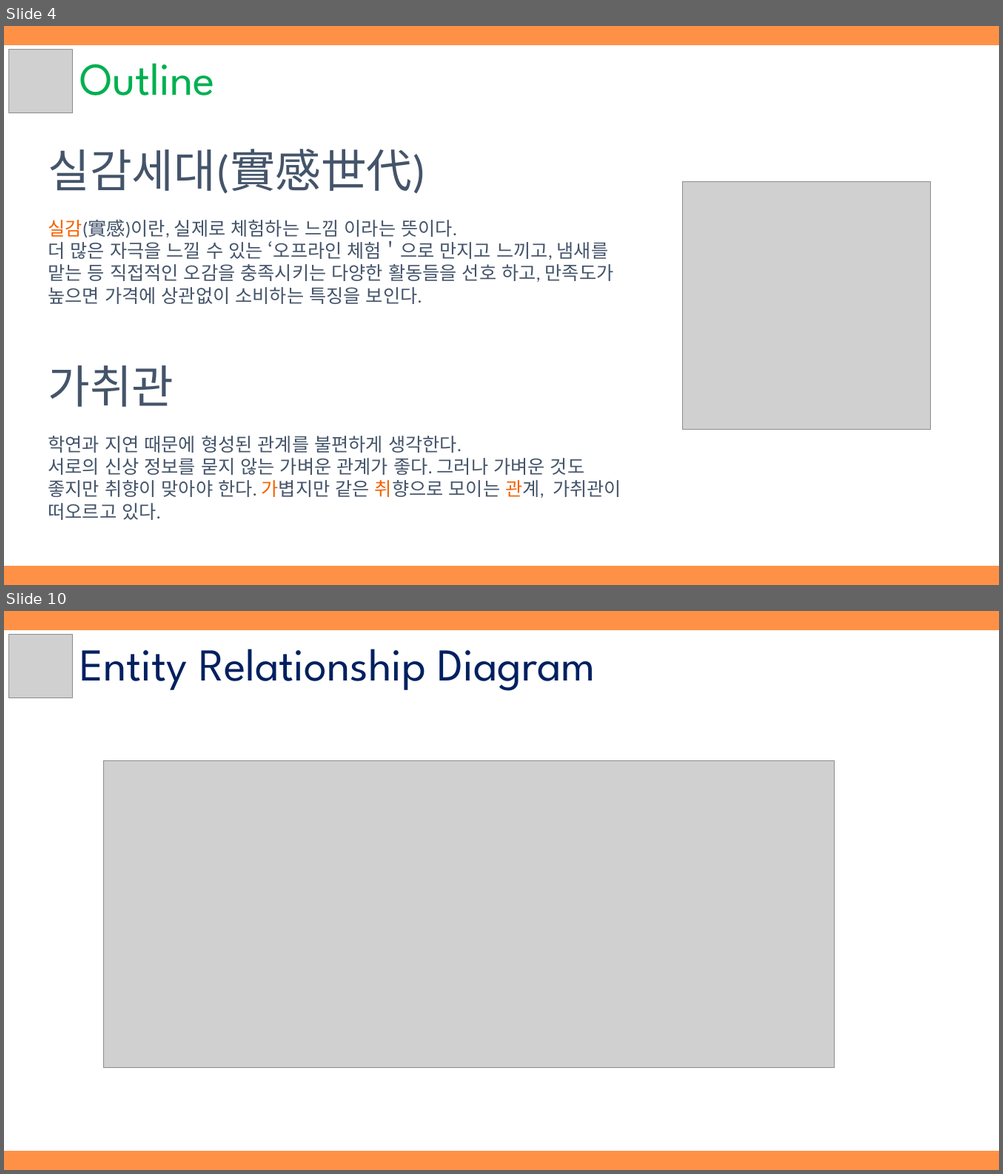
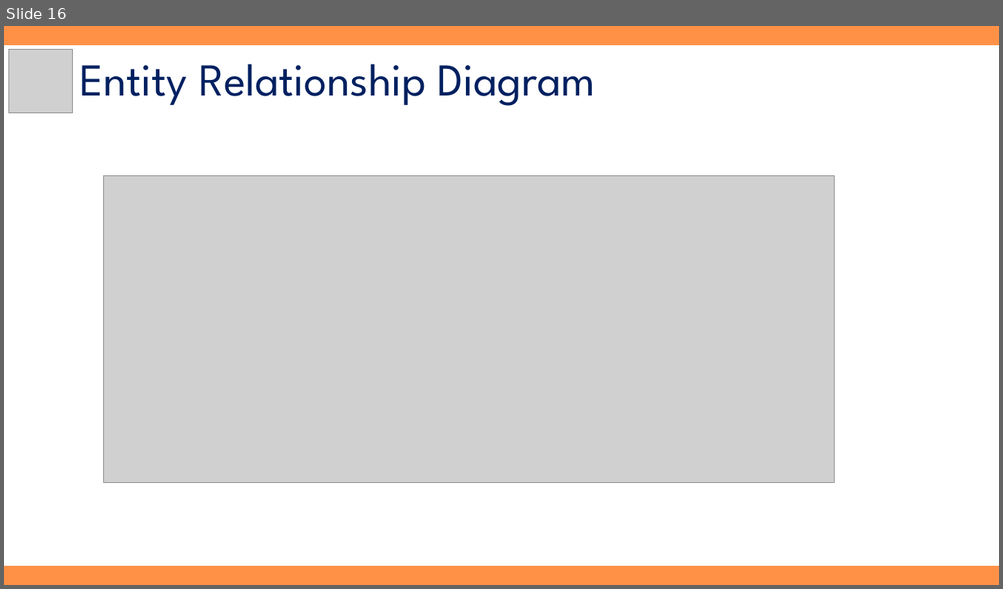
Before and after one commit to hhsw07/ezen-academy-projects, a slide deck: WebContent/jhk/document/3조 하비팩토리_제출용.pptx. Shown one above the other, each under a label of ours: slides 4 and 10 before the commit, slide 16 after it; the slides between them are not shown. The pictures are 1003x1174 and 1003x589 pixels, drawn with LibreOffice and Linux fonts; fonts in the diff are those of the drawing; grey boxes stand for pictures. Boxes give left, top, right and bottom in pixels: in the first picture for what was removed or moved away, otherwise in the second. Text is boxed around its words. In the diff, an @@ line names an element or a change of style, - is before the commit and + after.

```diff
--- a/WebContent/jhk/document/3조 하비팩토리_제출용.pptx
+++ b/WebContent/jhk/document/3조 하비팩토리_제출용.pptx
@@ slide 4 removed at (4,26,999,585), background #FF9147 @@
@@ rectangle removed at (4,45,999,565) @@
@@ picture removed at (9,50,73,113) @@
@@ text removed at (79,63,215,96) @@
-Outline
@@ text removed at (48,149,427,194) @@
-실감세대(實感世代)
@@ picture removed at (683,182,930,429) @@
@@ text removed at (48,220,614,304) @@
-실감(實感)이란, 실제로 체험하는 느낌 이라는 뜻이다.
-더 많은 자극을 느낄 수 있는 ‘오프라인 체험＇으로 만지고 느끼고, 냄새를 맡는 등 직접적인 오감을 충족시키는 다양한 활동들을 선호 하고, 만족도가 높으면 가격에 상관없이 소비하는 특징을 보인다.
@@ text removed at (48,366,174,407) @@
-가취관
@@ text removed at (48,436,621,520) @@
-학연과 지연 때문에 형성된 관계를 불편하게 생각한다.
-서로의 신상 정보를 묻지 않는 가벼운 관계가 좋다. 그러나 가벼운 것도 좋지만 취향이 맞아야 한다. 가볍지만 같은 취향으로 모이는 관계, 가취관이 떠오르고 있다.
@@ what was slide 10 is now slide 16 @@
```
Also in this commit, not shown: 7 slides changed, 31 slides added, 4 other slides removed, 2 other files.
